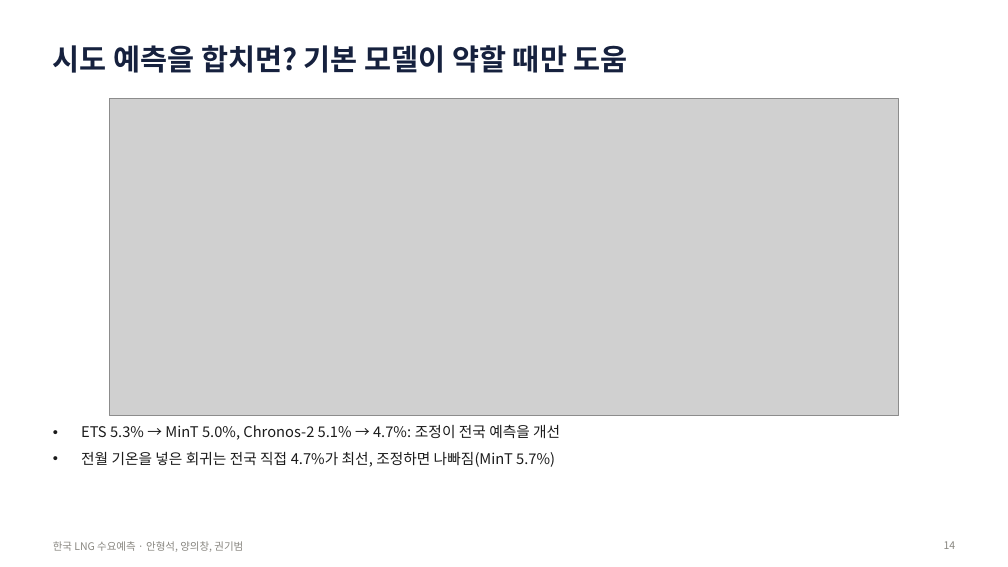
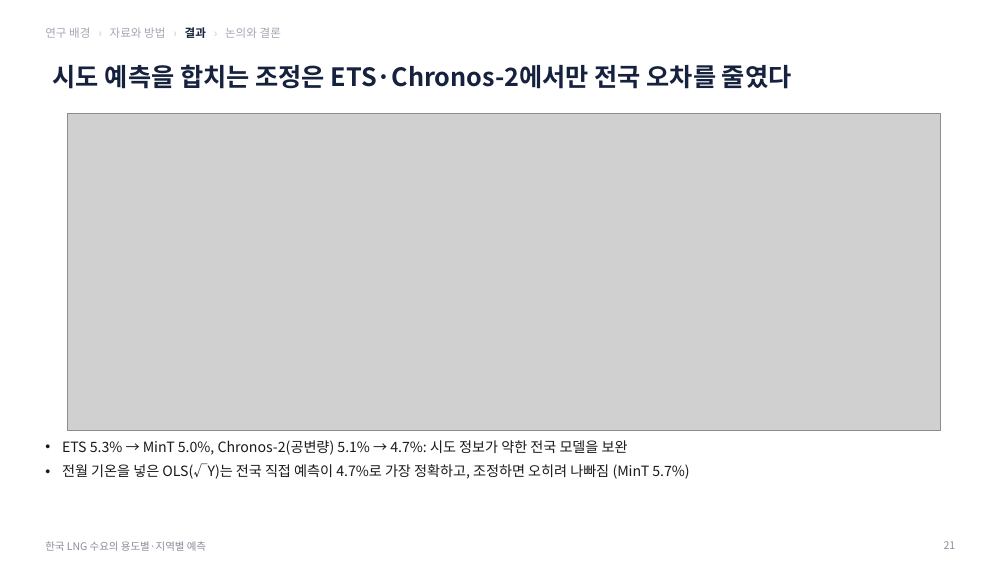
Before and after one commit to seoki0804/LNG_D_F, a slide deck: slide 21 of korea/report/한국_LNG_수요예측_발표.pptx (slide 14 before the commit). Drawn at 1008x567 pixels with LibreOffice and Linux fonts; fonts in the diff are those of the drawing; grey boxes stand for pictures. Boxes give left, top, right and bottom in pixels: in the first picture for what was removed or moved away, otherwise in the second. Text is boxed around its words. In the diff, an @@ line names an element or a change of style, - is before the commit and + after.

```diff
--- a/korea/report/한국_LNG_수요예측_발표.pptx
+++ b/korea/report/한국_LNG_수요예측_발표.pptx
@@ text added at (45, 27, 281, 38), 11 pt, text #A3A9B5 @@
+연구 배경 › 자료와 방법 › 결과 › 논의와 결론
@@ title at (53, 64, 792, 89): text changed; size 28 to 24 pt @@
-시도 예측을 합치면? 기본 모델이 약할 때만 도움
+시도 예측을 합치는 조정은 ETS·Chronos-2에서만 전국 오차를 줄였다
@@ picture: place and size @@
-picture at (110, 98, 899, 416)
+picture at (67, 113, 941, 431)
@@ text at (62, 440, 689, 479): text changed; size 14 to 13.5 pt @@
-• ETS 5.3% → MinT 5.0%, Chronos-2 5.1% → 4.7%: 조정이 전국 예측을 개선
-• 전월 기온을 넣은 회귀는 전국 직접 4.7%가 최선, 조정하면 나빠짐(MinT 5.7%)
+• ETS 5.3% → MinT 5.0%, Chronos-2(공변량) 5.1% → 4.7%: 시도 정보가 약한 전국 모델을 보완
+• 전월 기온을 넣은 OLS(√Y)는 전국 직접 예측이 4.7%로 가장 정확하고, 조정하면 오히려 나빠짐 (MinT 5.7%)
@@ text at (45, 541, 206, 551): text changed; text colour #898781 to #8A8F9C @@
-한국 LNG 수요예측 · 안형석, 양의창, 권기범
+한국 LNG 수요의 용도별·지역별 예측
@@ page number at (944, 541, 956, 549): text changed; text colour #898781 to #8A8F9C @@
-14
+21
```
Also in this commit, not shown: 8 other slides changed, 24 slides added, 10 slides removed, 30 other files.
